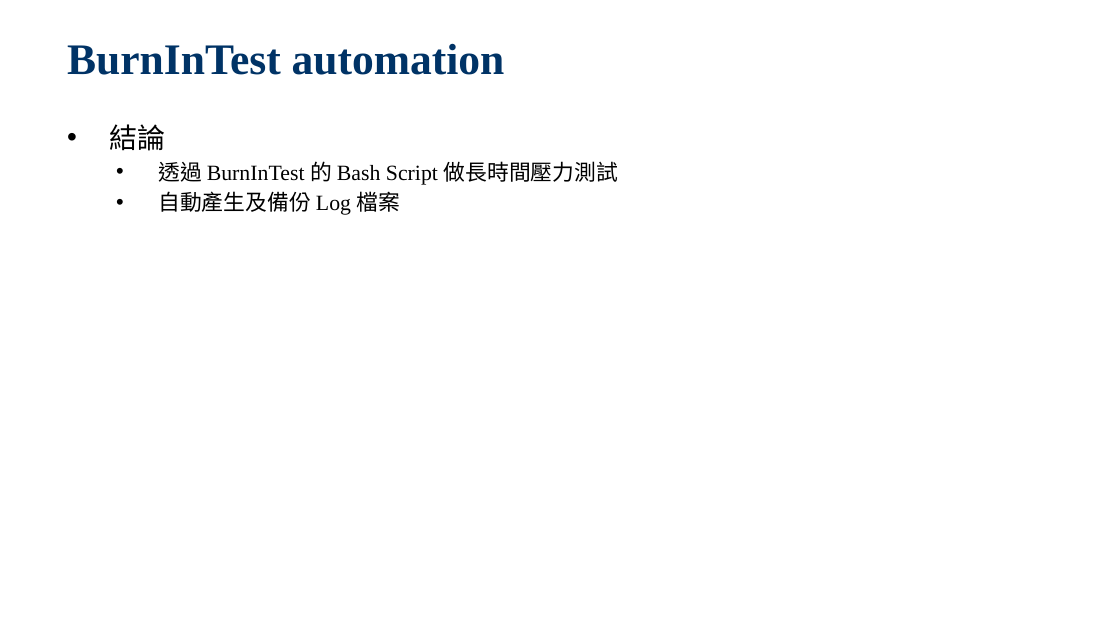
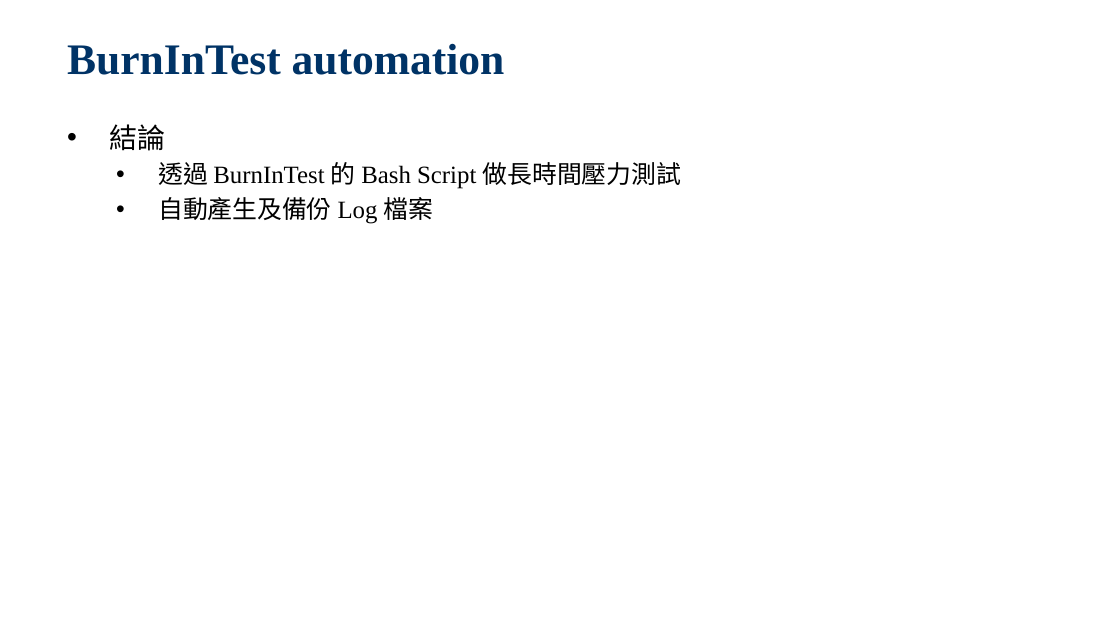
Before and after one commit to jackiejay888/automation, a slide deck: slide 31 of kpi/Test Automation_Demo.pptx (slide 28 before the commit). Drawn at 1120x630 pixels with LibreOffice and Linux fonts; fonts in the diff are those of the drawing; background and template pictures are left out. Boxes give left, top, right and bottom in pixels: in the first picture for what was removed or moved away, otherwise in the second. Text is boxed around its words. In the diff, an @@ line names an element or a change of style, - is before the commit and + after.

Commit message:
Finished the Test Automation_Demo

```diff
--- a/kpi/Test Automation_Demo.pptx
+++ b/kpi/Test Automation_Demo.pptx
@@ text at [158,162,681,224]: size 14 to 16 pt @@
```
Also in this commit, not shown: 18 other slides changed, 3 slides added.
